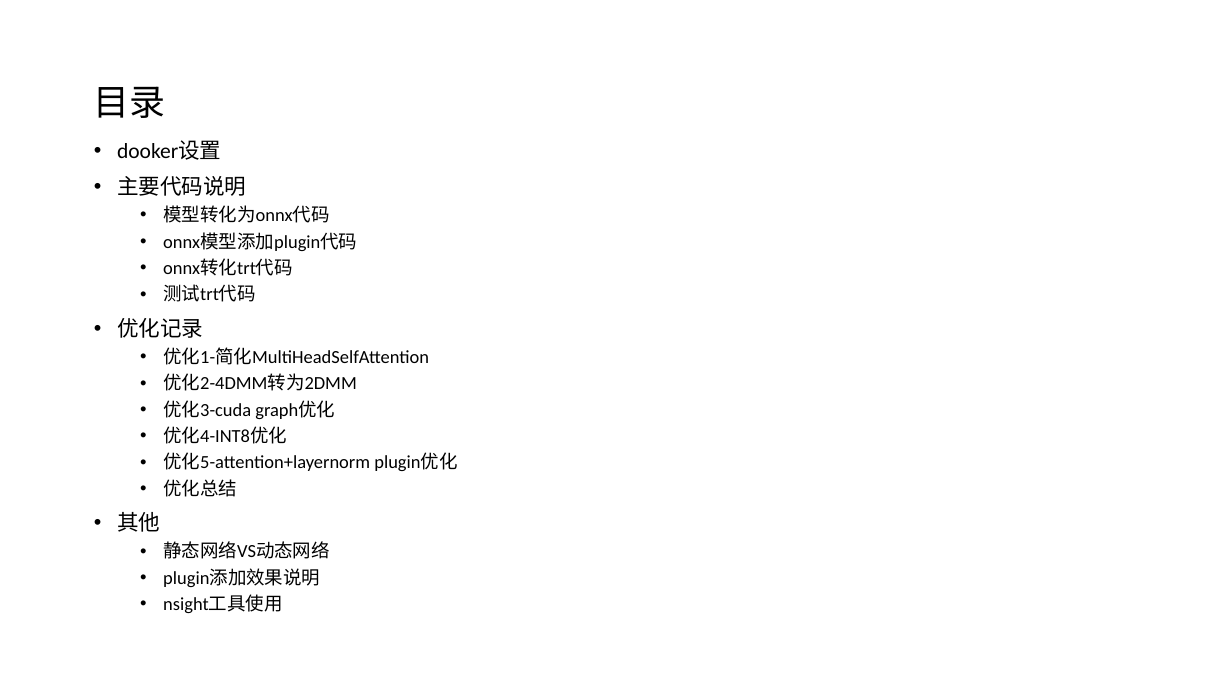
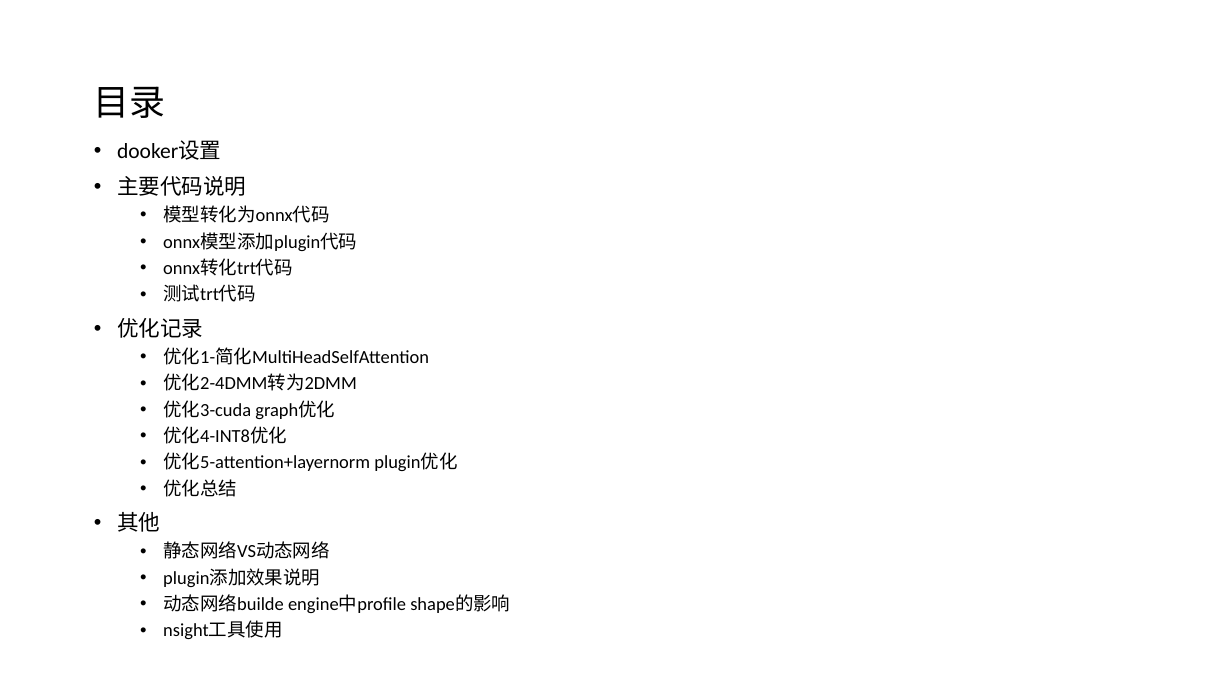
Before and after one commit to chenlamei/MobileVit_TensorRT, a slide deck: slide 2 of doc/MobileVit_TensorRT优化.pptx. Drawn at 1232x693 pixels with LibreOffice and Linux fonts; fonts in the diff are those of the drawing. Boxes give left, top, right and bottom in pixels: in the first picture for what was removed or moved away, otherwise in the second. Text is boxed around its words. In the diff, an @@ line names an element or a change of style, - is before the commit and + after.

```diff
--- a/doc/MobileVit_TensorRT优化.pptx
+++ b/doc/MobileVit_TensorRT优化.pptx
@@ text at (163, 594, 510, 613): paragraph added @@
+  • 动态网络builde engine中profile shape的影响
```
Also in this commit, not shown: 1 slide added, 2 other files.
